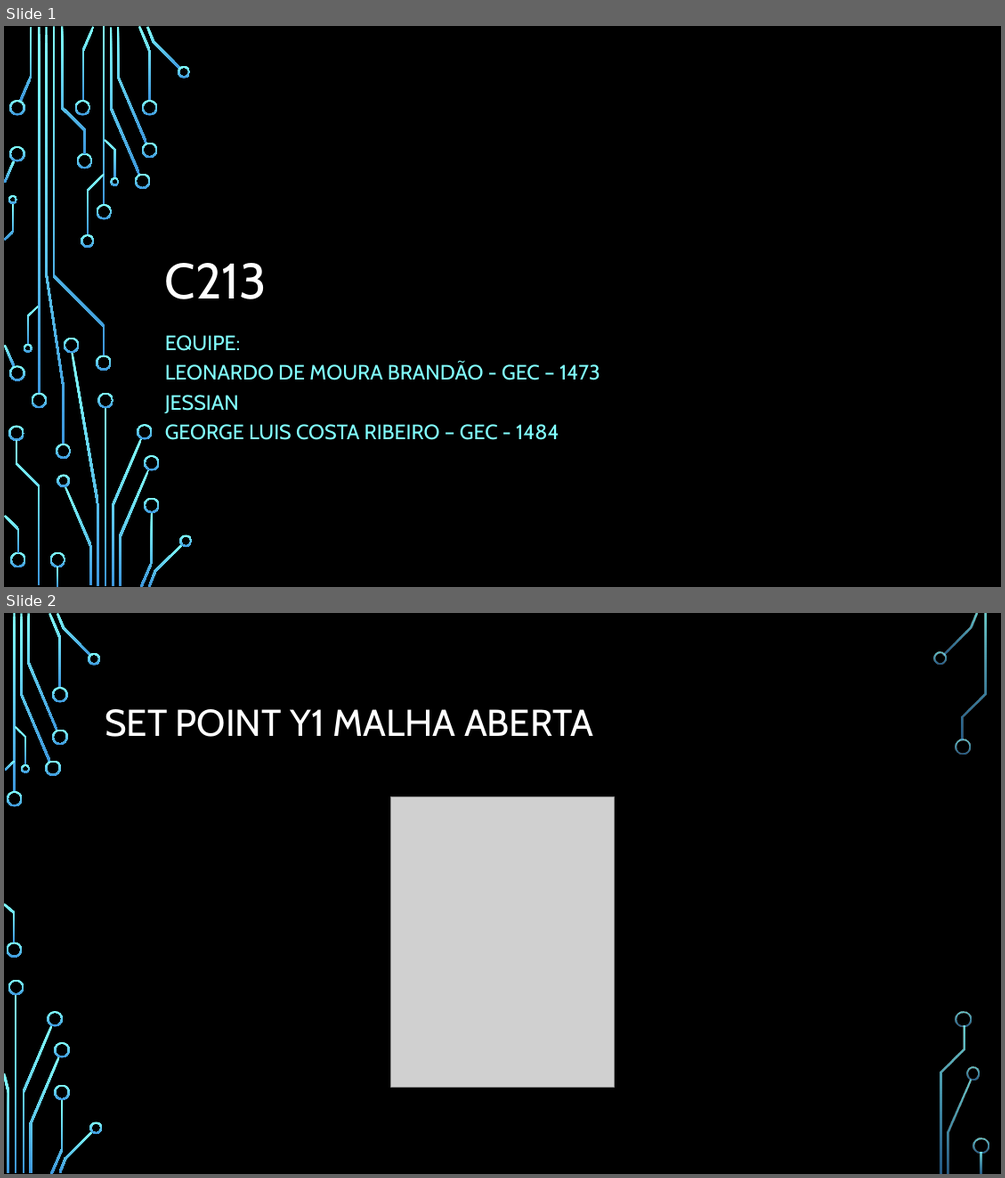
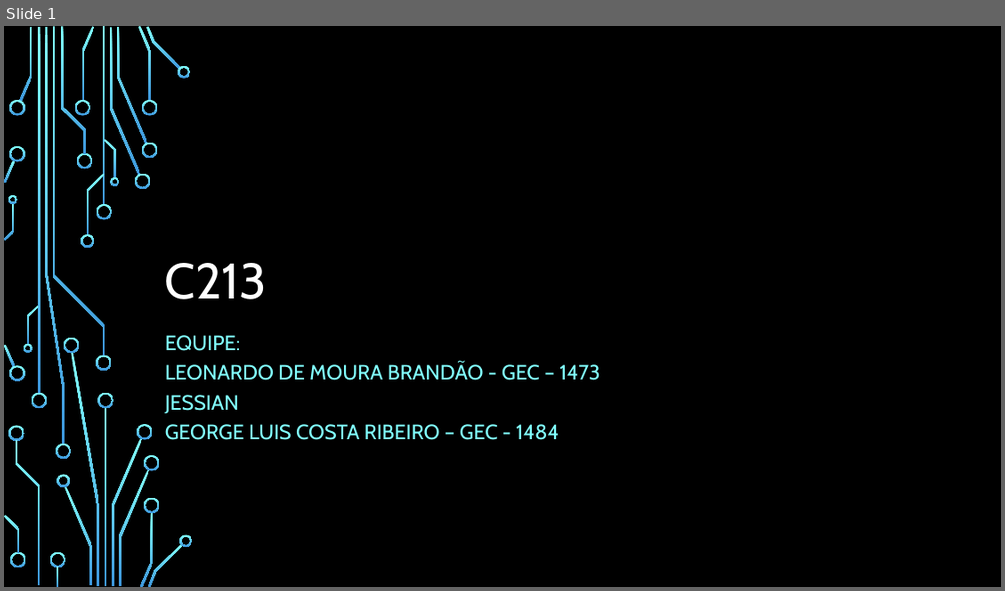
Before and after one commit to George-Luis-Costa/C213-Sistemas-Embarcados-, a slide deck: Projeto1/Apresentação.pptx. Shown one above the other, each under a label of ours: slides 1 and 2 before the commit, slide 1 after it. The pictures are 1005x1178 and 1005x591 pixels, drawn with LibreOffice and Linux fonts; fonts in the diff are those of the drawing; grey boxes stand for pictures; background and template pictures are left out. Boxes give left, top, right and bottom in pixels: in the first picture for what was removed or moved away, otherwise in the second. Text is boxed around its words. In the diff, an @@ line names an element or a change of style, - is before the commit and + after.

```diff
--- a/Projeto1/Apresentação.pptx
+++ b/Projeto1/Apresentação.pptx
@@ slide 2 removed at box(4, 613, 1001, 1174), background picture (left out) @@
@@ title removed at box(105, 709, 593, 737) @@
-SET POINT Y1 MALHA ABERTA
@@ picture removed at box(390, 797, 615, 1086) @@
@@ group removed at box(4, 613, 989, 1174): 33 freeform shapes, 3 rectangles @@
```
Also in this commit, not shown: 5 slides changed, 5 slides added.
